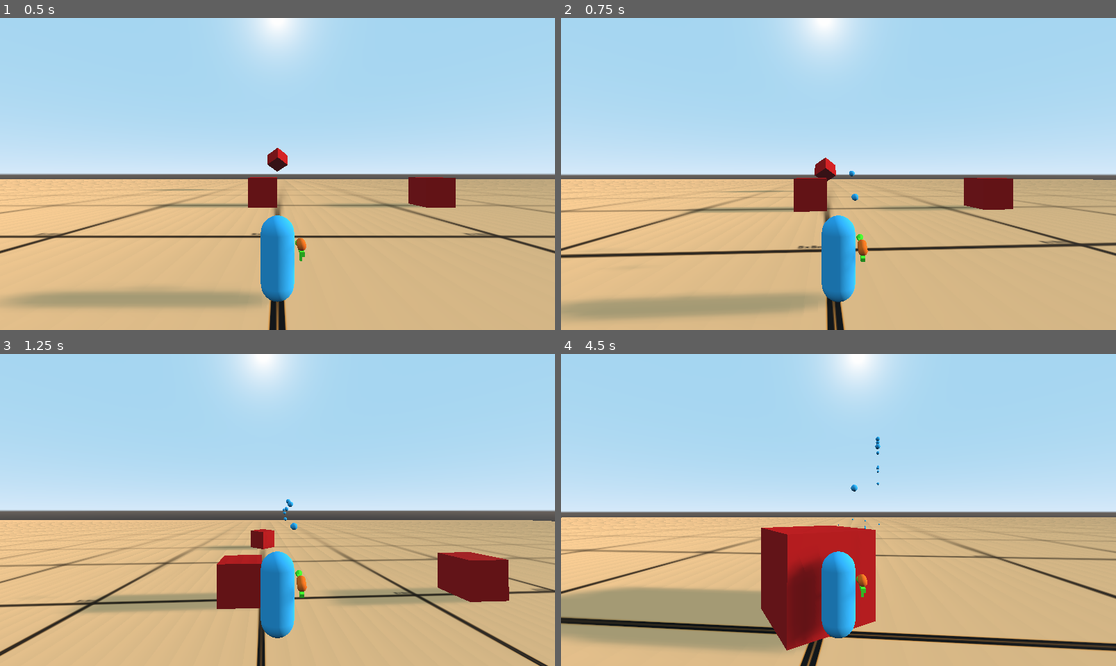
Above: before the commit, frames 1-4 (two rows, left to right).
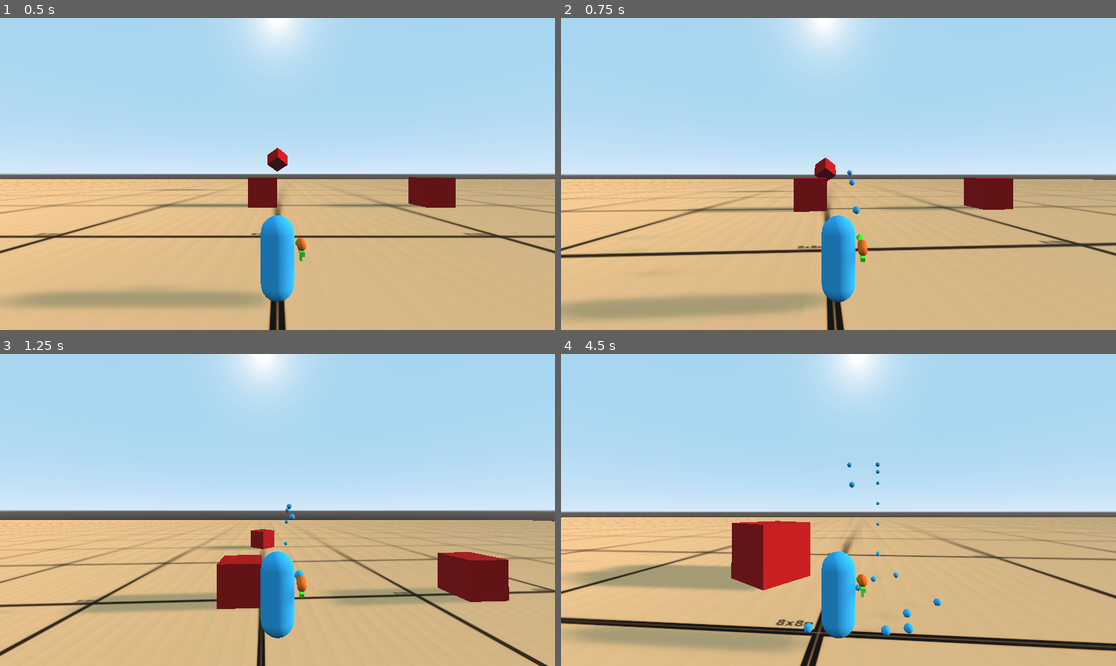
Above: after the commit, the same moments.

Repository: mikatomik/project-s
Game: Godot game, scene res://assets/maps/misc/dev_plane/DevPlane.tscn
Two runs of this game, one before a commit and one after it. Both use one fixed random seed, a clock stepped at 60 frames per second and the inputs below.
Inputs (mouse positions are in pixels of both pictures, inside the frame that each line leads up to):
- Up to frame 1 (0.5 s): no input
- Up to frame 2 (0.75 s): move the mouse to (866, 174) at 0.52 s; press the mouse at (866, 174) at 0.53 s; hold W (forward) from 0.53 s (still down)
- Up to frame 3 (1.25 s): keep holding W (forward); tap Space (jump) at 0.77 s
- Up to frame 4 (4.5 s): keep holding W (forward); move the mouse to (810, 510) at 1.27 s; release the mouse at (810, 510) at 1.28 s; click (810, 510) at 1.35 s; tap Space (jump) at 1.52, 3.02, 3.77 s; move the mouse to (849, 503) at 2.02 s; press the mouse at (849, 503) at 2.03 s; move the mouse to (832, 516) at 2.77 s; release the mouse at (832, 516) at 2.78 s; click (832, 516) at 2.85 s; move the mouse to (877, 513) at 3.52 s; press the mouse at (877, 513) at 3.53 s; move the mouse to (794, 506) at 4.27 s; release the mouse at (794, 506) at 4.28 s; click (794, 506) at 4.35 s

Frame 1 is identical in both runs. In frame 2, less than 0.1% of the frame differs, in the area x 51-54%, y 48-63%; in frame 3, 0.1%; in frame 4, 12%, in the area x 0-69%, y 26-96%.

Commit message:
Tweak Goo Gun bullet physics to better mimic reference weapon
Signed-off-by: Malfurious <m@lfurio.us>

Diff:
--- a/assets/weapons/goo_gun/Bullet.tscn
+++ b/assets/weapons/goo_gun/Bullet.tscn
@@ -9,6 +9,8 @@
 
 [node name="Bullet" type="RigidBody"]
 transform = Transform( 0.3, 0, 0, 0, 0.3, 0, 0, 0, 0.3, 0, 0, 0 )
+gravity_scale = 5.0
+linear_damp = 2.0
 
 [node name="MeshInstance" type="MeshInstance" parent="."]
 mesh = SubResource( 1 )
--- a/assets/weapons/goo_gun/GooGun.gd
+++ b/assets/weapons/goo_gun/GooGun.gd
@@ -1,9 +1,9 @@
 extends Spatial
 
 export var is_firing = false
-export var fire_rate = 0.1
+export var fire_rate = 0.075
 export var projectile_spread = 0 #TODO
-export var projectile_scalar = 25
+export var projectile_scalar = 40
 export var look_angle = 0
 export var weapon_pitch = 0
 
